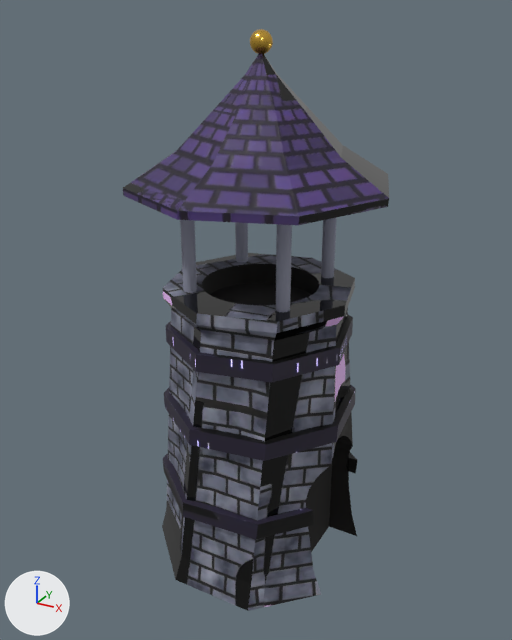
The glTF model public/towers/wizard-spire.glb as it was, and as the next commit left it.
Camera for both pictures: a 50 mm lens placed at (8.64, -15.96, 15.45), pointed at (-0.11, -0.06, 7.5). The axes (+X, +Y, +Z) are drawn at lower left. The lights are the same throughout. The older version comes first. Where no turn or scale is listed for an object, it has been applied to the vertices. Vertices at exactly the same position are counted once.

The first picture shows 'finial.001', 'pillars', 'roof.003', 'runes', 'spire'.
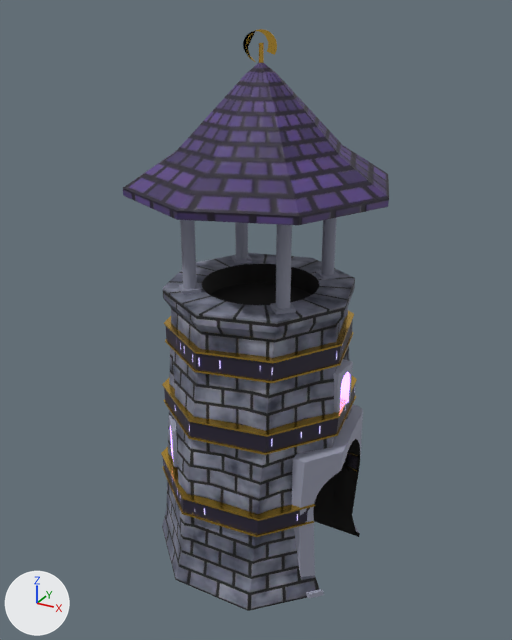
Location of each change, [x1, y1, x2, y2] in pixels of the pictures (512 x 640 px; the box of a moved part takes in the faces that stretch with it):
'runes', reshaped: before [163, 315, 358, 539]; after [163, 320, 358, 535]
'rims', added: after [161, 311, 359, 537]
'door-frame.003', added: after [292, 405, 363, 598]
'window-frame.002', added: after [333, 359, 353, 413]
'finial.002', added (yellow): after [243, 29, 277, 63]
'finial.001', deleted (yellow): before [250, 29, 273, 54]
'window-frame.003', added: after [169, 415, 178, 467]
part 1 of me_roof_003, surface changed: before [123, 54, 389, 225]; after [123, 63, 389, 225]
part 2 of me_runes_001, moved or reshaped: before [164, 384, 356, 461]; after [164, 385, 355, 452]
part 3 of me_runes_001, moved or reshaped: before [166, 315, 353, 383]; after [166, 320, 353, 381]
part 4 of me_runes_001, rebuilt (7% shorter): before [163, 452, 358, 539]; after [163, 454, 358, 535]
part 5 of me_spire_002, built on: [166, 308, 357, 611] in both
part 6 of me_spire_002, surface changed: [162, 253, 355, 611] in both

What changed in the scene script:
```text
Change me_roof_003:
    remove me_roof_003.from_pydata(...)  # 41 vertices, 78 faces; spans x -3.5..3.5, y -3.5..3.5, z 11.2..14.54
    add me_roof_003.from_pydata(...)  # 41 vertices, 78 faces; spans x -3.5..3.5, y -3.5..3.5, z 11.2..14.3
    me_roof_003 part 1: texture (UV) coordinates of 77 of 78 faces, centred in x -3.2..3.2, y -3.2..3.2, z 11.2..14.18, changed; they spanned u 0.0..1.0, v 0.0..0.82 and now span u 0.0..0.79, v 0.0..1.0
    edits to the shape of me_roof_003 do not show in these pictures
Change me_runes_001:
    remove me_runes_001.from_pydata(...)  # 100 vertices, 196 faces; spans x -2.84..2.72, y -2.84..2.84, z 2.35..7.45
    add me_runes_001.from_pydata(...)  # 104 vertices, 204 faces; spans x -2.84..2.71, y -2.84..2.84, z 2.5..7.5
    me_runes_001 part 2: the loose piece of 32 vertices spanning x -2.72..2.72, y -2.72..2.72, z 4.75..5.25 is turned 0.4 degrees about the z axis through its middle and scaled by 0.993, then moved by (0.0, 0.0, 0.25)
    me_runes_001 part 3: the loose piece of 32 vertices spanning x -2.59..2.59, y -2.59..2.59, z 6.95..7.45 is moved by (0.0, 0.0, 0.05)
    me_runes_001 part 4: the loose piece of 36 vertices spanning x -2.84..2.62, y -2.84..2.84, z 2.35..2.85 is rebuilt with 40 vertices and now spans x -2.84..2.62, y -2.84..2.84, z 2.5..3.0
Change me_spire_002:
    remove me_spire_002.from_pydata(...)  # 148 vertices, 292 faces; spans x -2.96..2.78, y -2.96..2.96, z 0.0..8.6
    add me_spire_002.from_pydata(...)  # 227 vertices, 450 faces; spans x -2.96..2.78, y -2.96..2.96, z 0.0..8.6
    me_spire_002 part 5
    11 vertices are removed from x 1.8, y -1.4..1.4, z 0.0..4.25
    69 faces are deleted
    7 vertices in x 1.8, y -1.4..1.37, z 2.85..3.84 move by (-0.95, 0.0, 0.0)
    1 vertex moves from x 1.8, y -0.27, z 4.22 to x 2.35, y 0.19, z 5.55
    90 vertices are added at x -2.18..2.49, y -1.84..1.4, z 0.0..6.55
    65 new faces join them, mat_spire_stone
    49 new faces join them, mat_interior_017 (black #0b0907)
    113 new faces join them, mat_spire_window (purple #c9a0ff, glowing purple #c9a0ff)
    me_spire_002 part 6: 224 kept faces spanning x -2.96..2.78, y -2.96..2.96, z 0.0..8.6 get new texture (UV) coordinates
    add me_spire_002.materials.append(mat_interior_011)  # black #0b0907
    add me_spire_002.materials.append(mat_spire_window)  # purple #c9a0ff, glowing purple #c9a0ff
Remove ob_finial_001:
    ob_finial_001 = bpy.data.objects.new('finial.001', me_finial_001)
Add ob_window_frame_003:
    ob_window_frame_003 = bpy.data.objects.new('window-frame.003', me_window_frame_004)  # 94 vertices, 188 faces; spans x -2.295..-1.202, y -2.051..-0.937, z 3.25..4.5; in mat_spire_trim (grey #9a9db0), mat_spire_window (purple #c9a0ff, glowing purple #c9a0ff)
    ob_window_frame_003.location = (0.0, 0.0, 0.0)
Add ob_window_frame_002:
    ob_window_frame_002 = bpy.data.objects.new('window-frame.002', me_window_frame_003)  # 94 vertices, 188 faces; spans x 1.934..2.663, y -0.54..0.382, z 5.45..6.7; in mat_spire_trim (grey #9a9db0), mat_spire_window (purple #c9a0ff, glowing purple #c9a0ff)
    ob_window_frame_002.location = (0.0, 0.0, 0.0)
Add ob_rims:
    ob_rims = bpy.data.objects.new('rims', me_rims_001)  # 204 vertices, 400 faces; spans x -2.88..2.75, y -2.88..2.88, z 2.45..7.55; in mat_spire_gold (yellow #e0b44a)
    ob_rims.location = (0.0, 0.0, 0.0)
Add ob_finial_002:
    ob_finial_002 = bpy.data.objects.new('finial.002', me_finial_002)  # 84 vertices, 160 faces; spans x -0.411..0.364, y -0.227..0.205, z 14.2..15.0; in mat_gold (yellow #e0b44a)
    ob_finial_002.location = (0.0, 0.0, 0.0)
Add ob_door_frame_003:
    ob_door_frame_003 = bpy.data.objects.new('door-frame.003', me_door_frame_005)  # 92 vertices, 180 faces; spans x 1.9..2.95, y -1.7..1.7, z 0.0..4.55; in mat_spire_trim (grey #9a9db0), mat_interior_017 (black #0b0907)
    ob_door_frame_003.location = (0.0, 0.0, 0.0)
```
